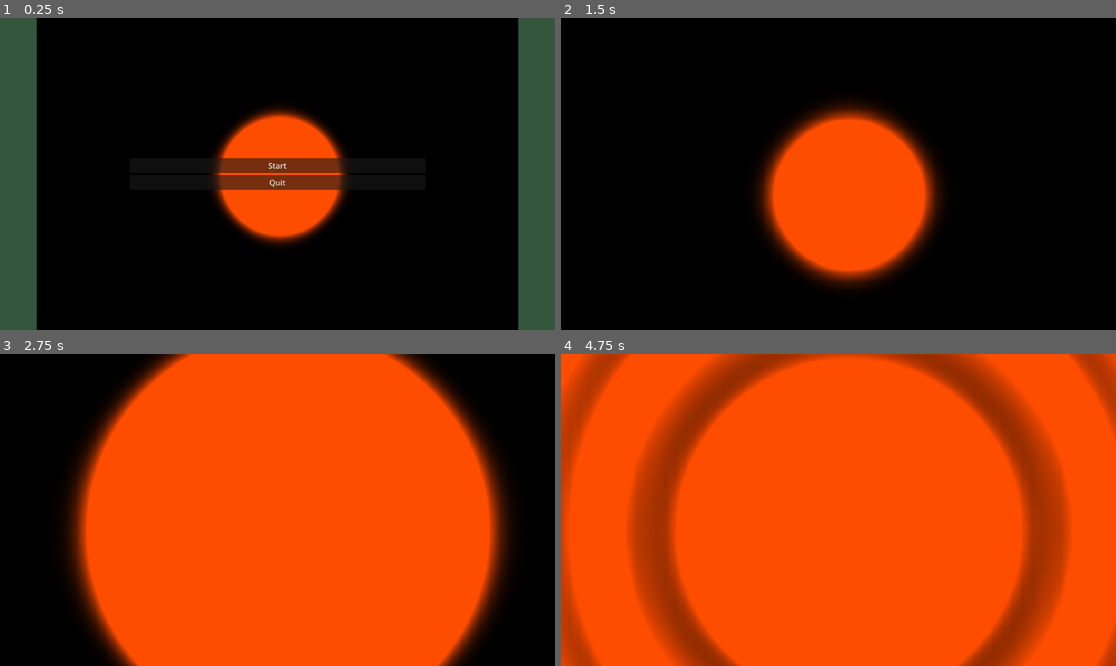
Above: before the commit, frames 1-4 (two rows, left to right).
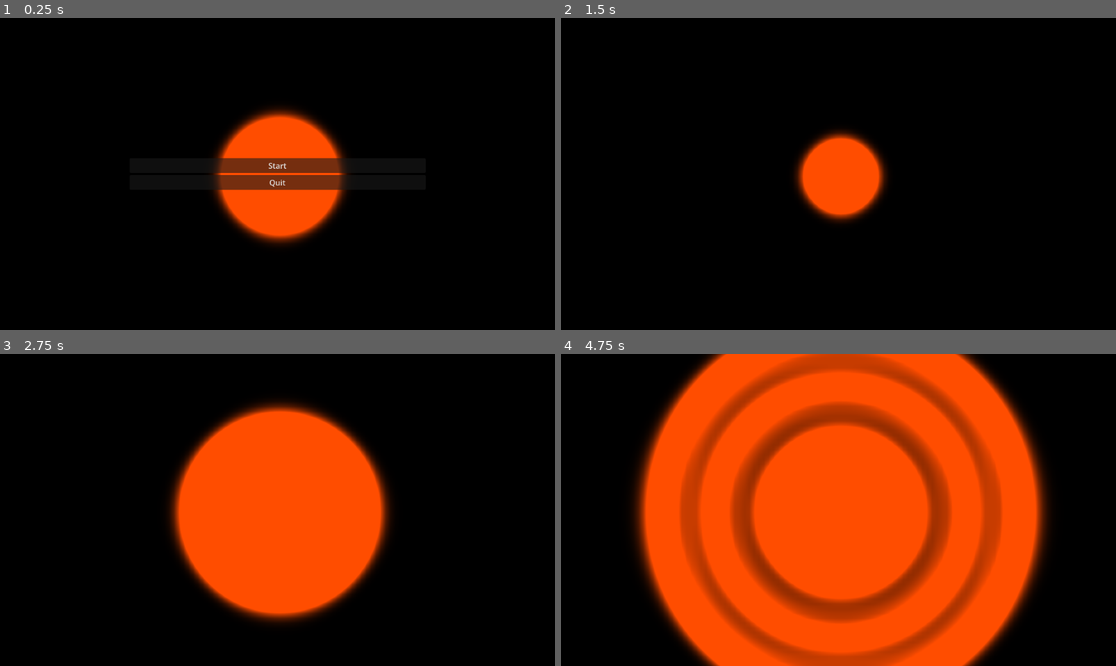
Above: after the commit, the same moments.

Repository: PEOL0/DD1367-Interactive-Sound-Wave-Simulation
Game: Godot game, scene res://start.tscn
The game is run twice, just before and just after one commit, with the same random seed, the same clock (stepped at 60 frames per second) and the same inputs.
Inputs:
- Up to frame 1 (0.25 s): no input
- Up to frame 2 (1.5 s): click "Start" at 0.5 s; tap Enter at 1.25 s; tap Space at 1.35 s
- Up to frame 3 (2.75 s): tap Space at 1.52, 1.82, 2.27, 2.3, 2.57 s; tap R at 2.1 s
- Up to frame 4 (4.75 s): tap Space at 2.85, 3.77, 3.8, 4.07, 4.35, 4.52 s; tap R at 3.6 s

The runs differ from the first frame. In frame 1, 13% of the frame differs, in the area x 0-100%, y 0-100%; in frame 2, 13%; in frame 3, 53%; in frame 4, 64%.

Commit message:
Fix sound wave simulation to 16:9 instead of square ratio

Diff:
--- a/sound-game/main.gd
+++ b/sound-game/main.gd
@@ -3,8 +3,8 @@
 @onready var shader_material: ShaderMaterial = $ColorRect.material
 @export var isMenu: bool
 
-const N := 100
-const TOTAL := N * N
+const N := [160,90]
+const TOTAL := N[0] * N[1]
 
 var c_speed := 120.0
 var dx := 1.0
@@ -33,12 +33,12 @@
 	p2.resize(TOTAL)
 	p2.fill(0.0)
 
-	var img := Image.create(N, N, false, Image.FORMAT_RF)
+	var img := Image.create(N[0], N[1], false, Image.FORMAT_RF)
 	pressure_texture = ImageTexture.create_from_image(img)
 	shader_material.set_shader_parameter("pressure_field", pressure_texture)
 
 	print("Simulation ready – grid %d×%d  c=%.1f  dt=%.6f  CFL r=%.4f" % [
-		N, N, c_speed, dt, c_speed * dt / dx])
+		N[0], N[1], c_speed, dt, c_speed * dt / dx])
 
 
 # Runs as many FDTD sub-steps as needed to keep the simulation synchronised with the fixed physics tick, then uploads the resulting pressure field to the GPU texture for rendering.
@@ -52,11 +52,11 @@
 	var r  := c_speed * dt / dx
 	var r2 := r * r
 
-	for y in range(1, N - 1):
-		var row := y * N
-		for x in range(1, N - 1):
+	for y in range(1, N[1] - 1):
+		var row := y * N[0]
+		for x in range(1, N[0] - 1):
 			var i := row + x
-			var lap := p0[i + 1] + p0[i - 1] + p0[i + N] + p0[i - N] - 4.0 * p0[i]
+			var lap := p0[i + 1] + p0[i - 1] + p0[i + N[0]] + p0[i - N[0]] - 4.0 * p0[i]
 			p2[i] = (2.0 * p0[i] - p1[i] + r2 * lap) * global_damping
 
 	var tmp := p1
@@ -68,7 +68,7 @@
 # Converts the current pressure buffer to a byte array and writes it into the single-channel float texture that the shader samples.
 func _upload_pressure():
 	var byte_data := p0.to_byte_array()
-	var img := Image.create_from_data(N, N, false, Image.FORMAT_RF, byte_data)
+	var img := Image.create_from_data(N[0], N[1], false, Image.FORMAT_RF, byte_data)
 	pressure_texture.update(img)
 
 
@@ -80,10 +80,10 @@
 		for ddx in range(-radius, radius + 1):
 			var px := gx + ddx
 			var py := gy + dy
-			if px >= 1 and px < N - 1 and py >= 1 and py < N - 1:
+			if px >= 1 and px < N[0] - 1 and py >= 1 and py < N[1] - 1:
 				var dist_sq := float(ddx * ddx + dy * dy)
 				var value := amplitude * exp(-dist_sq / (2.0 * sigma * sigma))
-				p0[py * N + px] += value
+				p0[py * N[0] + px] += value
 
 
 # Handles keyboard input:
@@ -92,7 +92,7 @@
 func _unhandled_input(event):
 	if not isMenu:
 		if event is InputEventKey and event.pressed and event.keycode == KEY_SPACE:
-			_inject_impulse(N / 2, N / 2)
+			_inject_impulse(160 / 2, 90 / 2)
 			print("Ljud!")
 
 		if event is InputEventKey and event.pressed and event.keycode == KEY_R:
--- a/sound-game/main.tscn
+++ b/sound-game/main.tscn
@@ -12,17 +12,9 @@
 
 [node name="ColorRect" type="ColorRect" parent="." unique_id=1506769678]
 material = SubResource("ShaderMaterial_1bvp3")
-anchors_preset = 8
-anchor_left = 0.5
-anchor_top = 0.5
-anchor_right = 0.5
-anchor_bottom = 0.5
-offset_left = -988.0
-offset_top = -966.0
-offset_right = 12.0
-offset_bottom = 34.0
-grow_horizontal = 2
-grow_vertical = 2
-scale = Vector2(2, 2)
+offset_left = -800.0
+offset_top = -450.0
+offset_right = 800.0
+offset_bottom = 450.0
 
 [node name="Camera2D" type="Camera2D" parent="." unique_id=264136459]
--- a/sound-game/start.tscn
+++ b/sound-game/start.tscn
@@ -22,10 +22,10 @@
 
 [node name="ColorRect" type="ColorRect" parent="Node" unique_id=87161436]
 material = SubResource("ShaderMaterial_y5hus")
-offset_left = -500.0
-offset_top = -500.0
-offset_right = 500.0
-offset_bottom = 500.0
+offset_left = -800.0
+offset_top = -450.0
+offset_right = 800.0
+offset_bottom = 450.0
 
 [node name="VBoxContainer" type="VBoxContainer" parent="Node/ColorRect" unique_id=872966911]
 layout_mode = 1
--- a/sound-game/start_menu.gd
+++ b/sound-game/start_menu.gd
@@ -4,7 +4,7 @@
 @export var background_script: Node
 
 func _ready() -> void:
-	background_script._inject_impulse(100 / 2, 100 / 2)
+	background_script._inject_impulse(160 / 2, 90 / 2)
 
 func start_game():
 	get_tree().change_scene_to_packed(main_scene)
